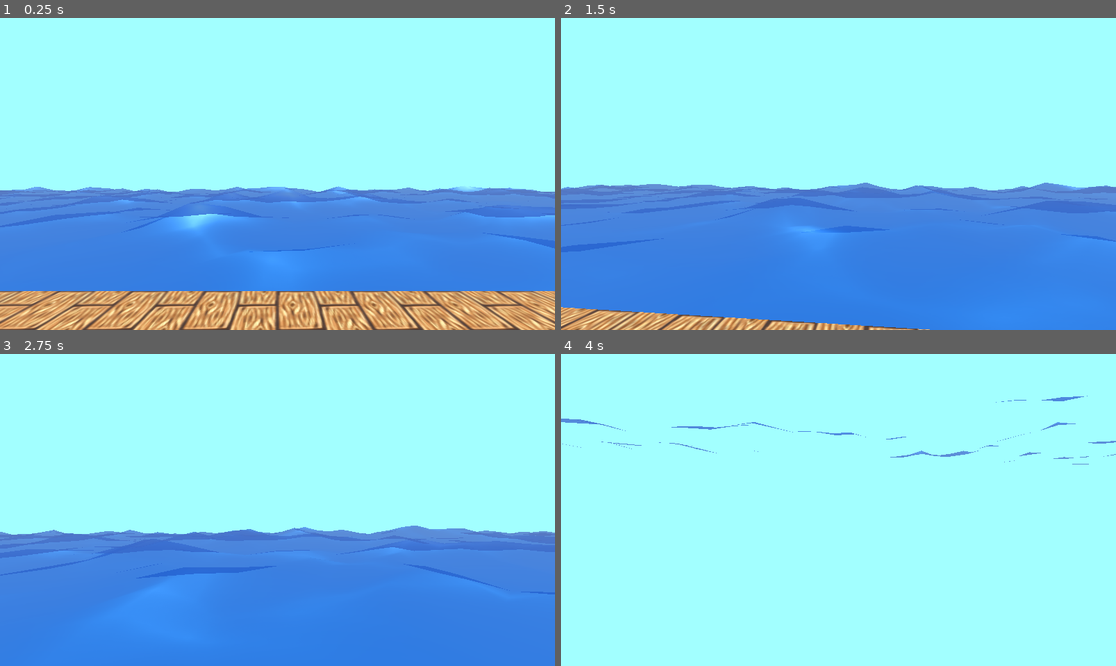
Above: before the commit, frames 1-4 (two rows, left to right).
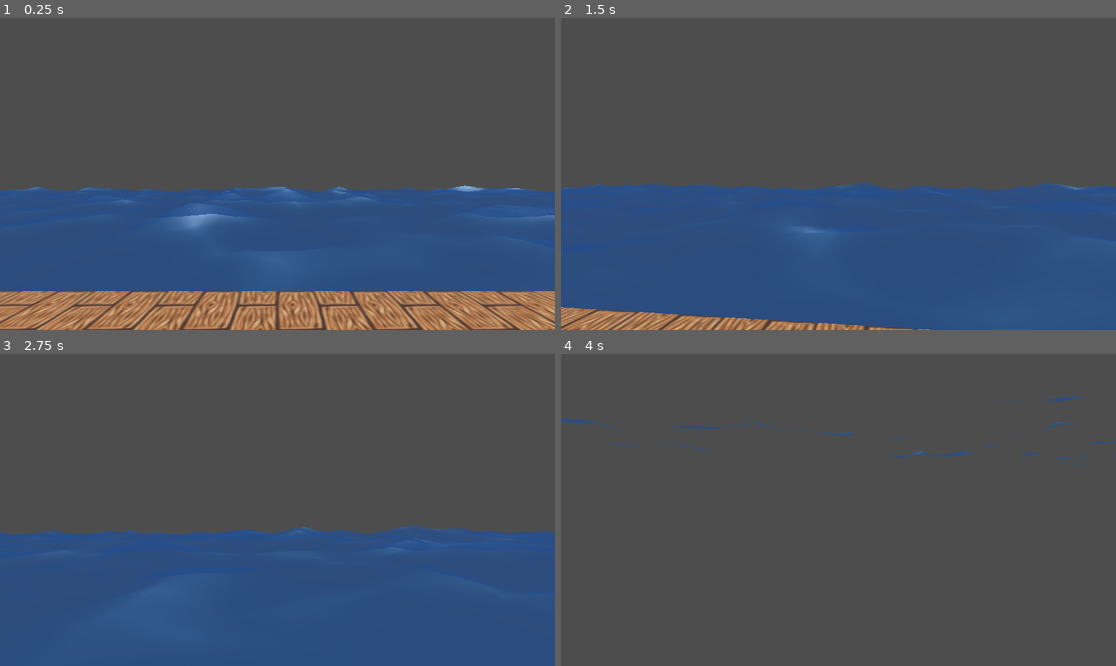
Above: after the commit, the same moments.

Repository: K0MaR1K/FishingForStorm
Game: Godot game, scene res://scenes/test_scene.tscn
Same seed, same stepped clock (60 frames per second), same inputs: the game is played once before the commit and once after it.
Inputs (mouse positions are in pixels of both pictures, inside the frame that each line leads up to):
- Up to frame 1 (0.25 s): no input
- Up to frame 2 (1.5 s): tap Enter (ui_accept) at 0.5, 0.77 s; move the mouse to (866, 174) at 0.52 s; hold Ctrl (crouch) 0.53-1.28 s; hold W (forward) from 0.53 s (still down); move the mouse to (810, 174) at 1.27 s; click (810, 174) at 1.35 s
- Up to frame 3 (2.75 s): keep holding W (forward); tap Enter (ui_accept) at 1.52 s; move the mouse to (288, 503) at 2.02 s; hold Shift (sprint) from 2.03 s (still down)
- Up to frame 4 (4 s): keep holding W (forward); move the mouse to (832, 516) at 2.77 s; release Shift (sprint) at 2.78 s; tap Ctrl (crouch) at 2.85 s; tap Enter (ui_accept) at 3.02, 3.77 s; move the mouse to (877, 513) at 3.52 s; click (877, 513) at 3.6 s

The runs differ from the first frame. In frame 1, 98% of the frame differs, in the area x 0-100%, y 0-100%; in frame 2, 100%; in frame 3, 100%; in frame 4, 100%.

Commit message:
added main script with storm timer and its logic
added main script with storm timer and its logic

Diff:
--- /dev/null
+++ b/scenes/main.gd
@@ -0,0 +1,32 @@
+extends Node3D
+
+@onready var storm_timer = $storm_timer
+var is_storm: bool = false
+var storm_env = load("res://environments/storm_scene.tres")
+var peace_env = load("res://environments/test_scene.tres")
+
+
+func _ready():
+	storm_timer.wait_time = randf_range(5.0, 8.0)
+	$storm_timer.start()
+
+
+# Called every frame. 'delta' is the elapsed time since the previous frame.
+func _process(delta):
+	pass
+
+func _on_storm_timer_timeout():
+	if is_storm:
+		storm_end()
+	else:
+		storm_start()
+
+func storm_start():
+	$WorldEnvironment.environment = storm_env
+	is_storm = true
+	storm_timer.wait_time = randf_range(5.0, 8.0)
+
+func storm_end():
+	$WorldEnvironment.environment = peace_env
+	is_storm = false
+	storm_timer.wait_time = randf_range(5.0, 8.0)
--- a/scenes/test_scene.tscn
+++ b/scenes/test_scene.tscn
@@ -1,9 +1,10 @@
-[gd_scene load_steps=8 format=3 uid="uid://dlb2spdov4i25"]
+[gd_scene load_steps=9 format=3 uid="uid://dlb2spdov4i25"]
 
 [ext_resource type="PackedScene" uid="uid://cng3pn2mfl6t7" path="res://scenes/water.tscn" id="1_8mnwv"]
+[ext_resource type="Script" path="res://scenes/main.gd" id="1_rbxda"]
 [ext_resource type="Texture2D" uid="uid://bako7ekxj53xw" path="res://assets/textures/lukky_handpainted_textures/hand_painted_wood.png" id="1_xkkg8"]
 [ext_resource type="PackedScene" uid="uid://bj0g4qj3mcc8c" path="res://scenes/player.tscn" id="2_6vjup"]
-[ext_resource type="Environment" uid="uid://dpm0hicpm0ni5" path="res://shaders/test_scene.tres" id="2_23pm4"]
+[ext_resource type="Environment" path="res://environments/test_scene.tres" id="2_23pm4"]
 
 [sub_resource type="StandardMaterial3D" id="StandardMaterial3D_7wahw"]
 albedo_texture = ExtResource("1_xkkg8")
@@ -17,6 +18,7 @@
 size = Vector3(8, 0.5, 8)
 
 [node name="TestScene" type="Node3D"]
+script = ExtResource("1_rbxda")
 
 [node name="MeshInstance3D" type="MeshInstance3D" parent="."]
 transform = Transform3D(1, 0, 0, 0, 1, 0, 0, 0, 1, 0, 1.26122, 0)
@@ -38,3 +40,7 @@
 
 [node name="DirectionalLight3D" type="DirectionalLight3D" parent="."]
 transform = Transform3D(0.866025, 0.5, -7.45058e-09, -0.12941, 0.224144, 0.965926, 0.482963, -0.836516, 0.258819, 0, 5, 0)
+
+[node name="storm_timer" type="Timer" parent="."]
+
+[connection signal="timeout" from="storm_timer" to="." method="_on_storm_timer_timeout"]
